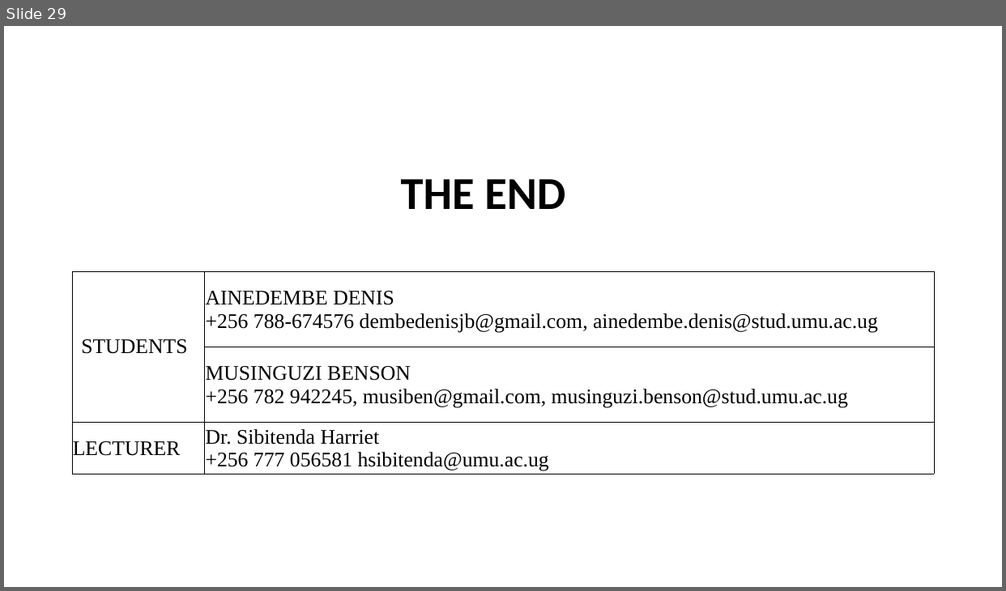
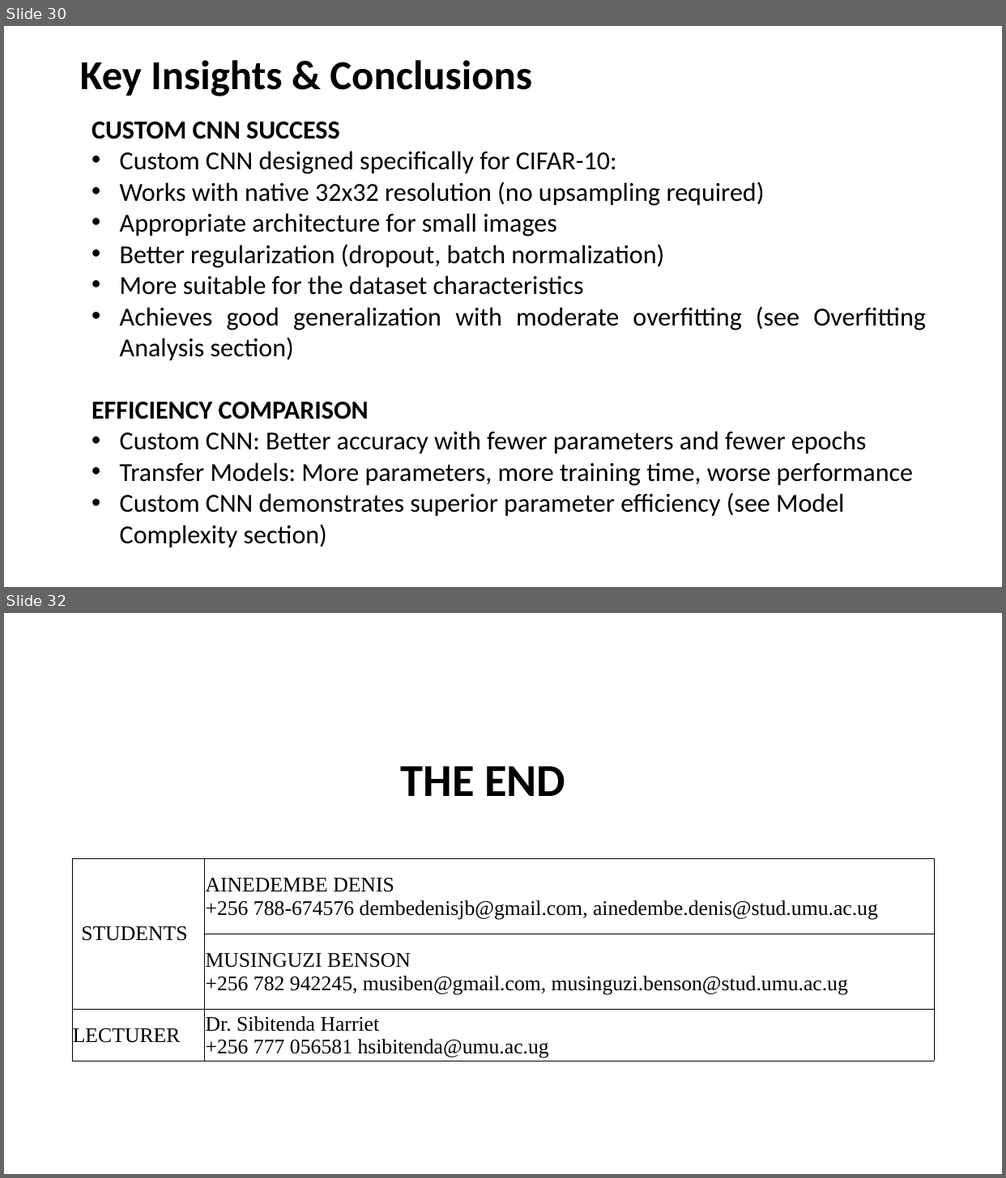
Before and after one commit to Ainedembe-Denis/Image-Recognition-with-Transfer-Learning, a slide deck: Presentation Slides/Image Recognition with Transfer Learning (CIFAR-10 Dataset).pptx. Shown one above the other, each under a label of ours: slide 29 before the commit, slides 30 and 32 after it; the slides between them are not shown. The pictures are 1006x591 and 1006x1178 pixels, drawn with LibreOffice and Linux fonts; fonts in the diff are those of the drawing. Boxes give left, top, right and bottom in pixels: in the first picture for what was removed or moved away, otherwise in the second. Text is boxed around its words. In the diff, an @@ line names an element or a change of style, - is before the commit and + after.

Commit message:
update the slides

```diff
--- a/Presentation Slides/Image Recognition with Transfer Learning (CIFAR-10 Dataset).pptx
+++ b/Presentation Slides/Image Recognition with Transfer Learning (CIFAR-10 Dataset).pptx
@@ slide 30 added at box(4, 26, 1002, 587), background #FFFFFF @@
@@ title added at box(80, 60, 532, 96), 39.6 pt, text #000000, bold @@
+Key Insights & Conclusions
@@ text added at box(91, 122, 926, 548), 25 pt, text #000000 @@
+CUSTOM CNN SUCCESS
+• Custom CNN designed specifically for CIFAR-10:
+• Works with native 32x32 resolution (no upsampling required)
+• Appropriate architecture for small images
+• Better regularization (dropout, batch normalization)
+• More suitable for the dataset characteristics
+• Achieves good generalization with moderate overfitting (see Overfitting Analysis section)
+EFFICIENCY COMPARISON
+• Custom CNN: Better accuracy with fewer parameters and fewer epochs
+• Transfer Models: More parameters, more training time, worse performance
+• Custom CNN demonstrates superior parameter efficiency (see Model Complexity section)
@@ what was slide 29 is now slide 32 @@
```
Also in this commit, not shown: 2 other slides added, 2 other files.
